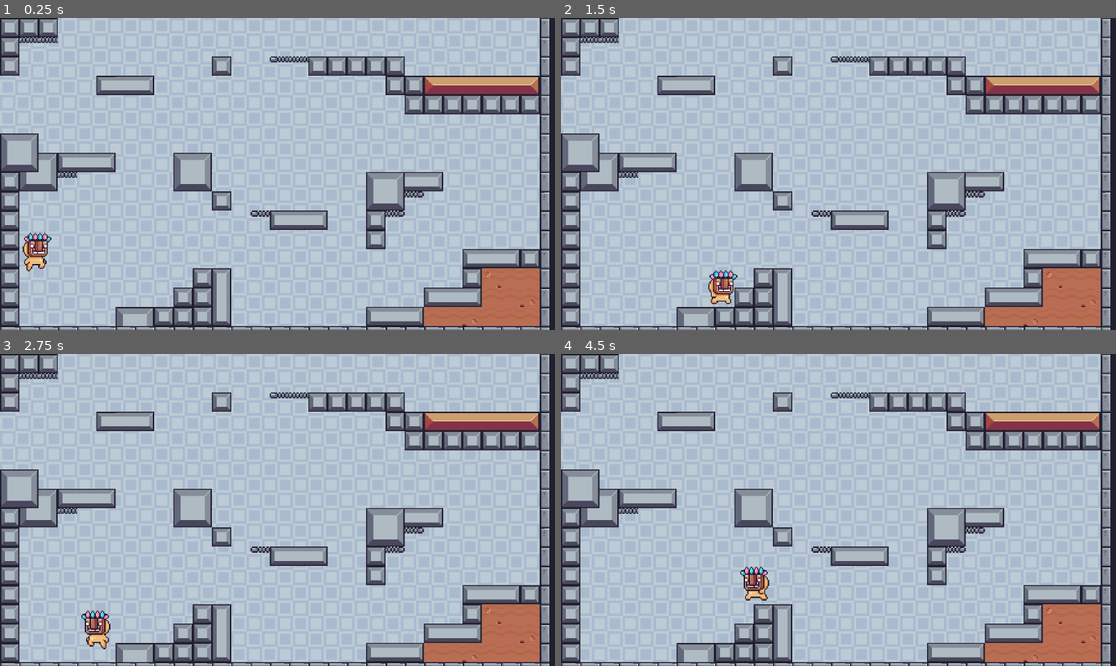
Above: before the commit, frames 1-4 (two rows, left to right).
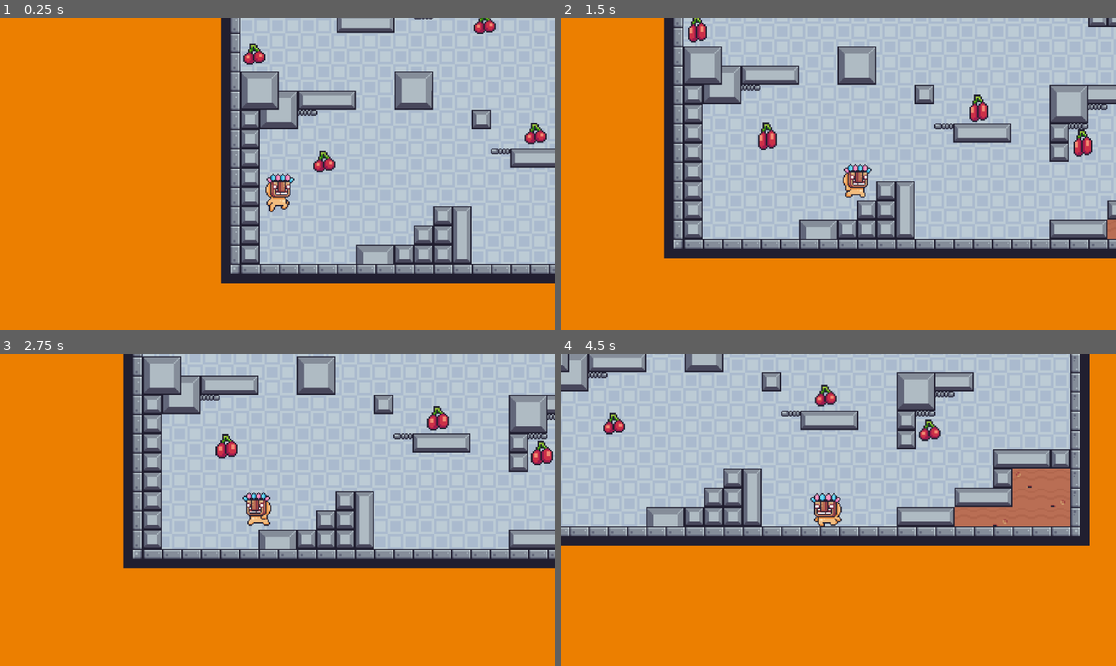
Above: after the commit, the same moments.

Repository: Greemen/PP_final_project
Game: Godot game, scene res://main.tscn
The game is run twice, just before and just after one commit, with the same random seed, the same clock (stepped at 60 frames per second) and the same inputs.
Inputs:
- Up to frame 1 (0.25 s): no input
- Up to frame 2 (1.5 s): hold D (right) from 0.53 s (still down); tap Space (jump) at 0.77 s
- Up to frame 3 (2.75 s): tap Space (jump) at 1.52 s; release D (right) at 2.03 s; hold Left (left) from 2.03 s (still down)
- Up to frame 4 (4.5 s): release Left (left) at 2.78 s; hold D (right) 2.78-4.28 s; tap Space (jump) at 3.02, 3.77 s; hold Left (left) from 4.28 s (still down)

The runs differ from the first frame. In frame 1, 69% of the frame differs, in the area x 0-100%, y 0-100%; in frame 2, 60%; in frame 3, 66%; in frame 4, 64%.

Commit message:
Collectable Cherry

Diff:
--- a/main.tscn
+++ b/main.tscn
@@ -1,8 +1,9 @@
-[gd_scene load_steps=6 format=3 uid="uid://btml8larxcbr6"]
+[gd_scene load_steps=7 format=3 uid="uid://btml8larxcbr6"]
 
 [ext_resource type="Texture2D" uid="uid://chwowfwnl8eah" path="res://Blue.png" id="1_2c3ed"]
 [ext_resource type="Texture2D" uid="uid://dieo4qdc4wu7q" path="res://Terrain (16x16).png" id="2_mwent"]
 [ext_resource type="PackedScene" uid="uid://c3lhjrfdq3si2" path="res://scenes/main_character.tscn" id="3_lcryq"]
+[ext_resource type="PackedScene" uid="uid://ccyncd6w2gehk" path="res://scenes/collectable.tscn" id="4_4gclg"]
 
 [sub_resource type="TileSetAtlasSource" id="TileSetAtlasSource_najkk"]
 texture = ExtResource("2_mwent")
@@ -484,22 +485,39 @@
 
 [node name="TextureRect" type="TextureRect" parent="."]
 texture_filter = 1
-anchors_preset = 15
-anchor_right = 1.0
-anchor_bottom = 1.0
-offset_right = -31.0
-offset_bottom = -8.0
-grow_horizontal = 2
-grow_vertical = 2
+offset_right = 1124.0
+offset_bottom = 645.0
 texture = ExtResource("1_2c3ed")
 stretch_mode = 1
 
 [node name="TileMap" type="TileMap" parent="."]
 texture_filter = 1
+position = Vector2(3, -1)
 scale = Vector2(2.5, 2.5)
 tile_set = SubResource("TileSet_opg2i")
 format = 2
-layer_0/tile_data = PackedInt32Array(1048604, 262144, 1, 104 …(3053 unchanged characters)… 4, 4, 131072, 786432, 5, 2, 786432, 5, 917529, 458752, 1, 983062, 458752, 1, 983063, 458752, 1, 983064, 655360, 0, 983065, 458752, 1, 917530, 458752, 1, 917531, 655360, 0, 458755, 786432, 4, 458756, 851968, 4, 458757, 917504, 4, 131087, 1179648, 2, 131086, 1114112, 2, 589845, 1245184, 2, 524291, 1179648, 2, 65537, 1179648, 2, 65538, 1179648, 2, 655380, 1245184, 2, 655373, 1114112, 2, 458761, 851968, 5, 524297, 851968, 6, 458762, 917504, 5, 524298, 917504, 6, 589835, 786432, 5, 131083, 786432, 5, 196613, 786432, 4, 196614, 851968, 4, 196615, 917504, 4)
+layer_0/tile_data = PackedInt32Array(1048604, 262144, 1, 104 …(3053 unchanged characters)… 4, 4, 131072, 786432, 5, 2, 786432, 5, 983062, 458752, 1, 983063, 458752, 1, 983064, 655360, 0, 983065, 458752, 1, 917530, 458752, 1, 917531, 655360, 0, 458755, 786432, 4, 458756, 851968, 4, 458757, 917504, 4, 131087, 1179648, 2, 131086, 1114112, 2, 589845, 1245184, 2, 524291, 1245184, 2, 65537, 1179648, 2, 65538, 1179648, 2, 655380, 1245184, 2, 655373, 1114112, 2, 131083, 1179648, 2, 196614, 851968, 4, 196613, 786432, 4, 458761, 917504, 6, 458760, 851968, 6, 524300, 786432, 5, 196615, 917504, 4, 131082, 1114112, 2, 131084, 1245184, 2, 196617, 1114112, 2, 27, 1179648, 0, 393225, 917504, 5, 393224, 851968, 5, 917529, 458752, 1)
 
 [node name="CharacterBody2D" parent="." instance=ExtResource("3_lcryq")]
-position = Vector2(75, 405)
+position = Vector2(83, 410)
+
+[node name="Camera2D" type="Camera2D" parent="CharacterBody2D"]
+position = Vector2(-1.20001, 1.59995)
+scale = Vector2(0.4, 0.4)
+position_smoothing_enabled = true
+position_smoothing_speed = 7.0
+
+[node name="Collectable" parent="." instance=ExtResource("4_4gclg")]
+position = Vector2(615, 370)
+
+[node name="Collectable2" parent="." instance=ExtResource("4_4gclg")]
+position = Vector2(176, 428)
+
+[node name="Collectable3" parent="." instance=ExtResource("4_4gclg")]
+position = Vector2(831, 442)
+
+[node name="Collectable4" parent="." instance=ExtResource("4_4gclg")]
+position = Vector2(31, 205)
+
+[node name="Collectable5" parent="." instance=ExtResource("4_4gclg")]
+position = Vector2(509, 141)
--- a/project.godot
+++ b/project.godot
@@ -43,3 +43,4 @@
 [rendering]
 
 renderer/rendering_method="mobile"
+environment/defaults/default_clear_color=Color(0.92549, 0.498039, 0, 1)
--- /dev/null
+++ b/scenes/collectable.tscn
@@ -0,0 +1,149 @@
+[gd_scene load_steps=21 format=3 uid="uid://ccyncd6w2gehk"]
+
+[ext_resource type="Texture2D" uid="uid://cdesluutnwvk8" path="res://Cherries.png" id="1_i1j4g"]
+
+[sub_resource type="AtlasTexture" id="AtlasTexture_qcb27"]
+atlas = ExtResource("1_i1j4g")
+region = Rect2(0, 0, 32, 32)
+
+[sub_resource type="AtlasTexture" id="AtlasTexture_f2ekv"]
+atlas = ExtResource("1_i1j4g")
+region = Rect2(32, 0, 32, 32)
+
+[sub_resource type="AtlasTexture" id="AtlasTexture_tsr41"]
+atlas = ExtResource("1_i1j4g")
+region = Rect2(64, 0, 32, 32)
+
+[sub_resource type="AtlasTexture" id="AtlasTexture_jvnkj"]
+atlas = ExtResource("1_i1j4g")
+region = Rect2(96, 0, 32, 32)
+
+[sub_resource type="AtlasTexture" id="AtlasTexture_n5tai"]
+atlas = ExtResource("1_i1j4g")
+region = Rect2(128, 0, 32, 32)
+
+[sub_resource type="AtlasTexture" id="AtlasTexture_xcqgd"]
+atlas = ExtResource("1_i1j4g")
+region = Rect2(160, 0, 32, 32)
+
+[sub_resource type="AtlasTexture" id="AtlasTexture_ixcn7"]
+atlas = ExtResource("1_i1j4g")
+region = Rect2(192, 0, 32, 32)
+
+[sub_resource type="AtlasTexture" id="AtlasTexture_2j02g"]
+atlas = ExtResource("1_i1j4g")
+region = Rect2(224, 0, 32, 32)
+
+[sub_resource type="AtlasTexture" id="AtlasTexture_jelv2"]
+atlas = ExtResource("1_i1j4g")
+region = Rect2(256, 0, 32, 32)
+
+[sub_resource type="AtlasTexture" id="AtlasTexture_t8381"]
+atlas = ExtResource("1_i1j4g")
+region = Rect2(288, 0, 32, 32)
+
+[sub_resource type="AtlasTexture" id="AtlasTexture_eyetu"]
+atlas = ExtResource("1_i1j4g")
+region = Rect2(320, 0, 32, 32)
+
+[sub_resource type="AtlasTexture" id="AtlasTexture_dygps"]
+atlas = ExtResource("1_i1j4g")
+region = Rect2(352, 0, 32, 32)
+
+[sub_resource type="AtlasTexture" id="AtlasTexture_64ish"]
+atlas = ExtResource("1_i1j4g")
+region = Rect2(384, 0, 32, 32)
+
+[sub_resource type="AtlasTexture" id="AtlasTexture_sodbc"]
+atlas = ExtResource("1_i1j4g")
+region = Rect2(416, 0, 32, 32)
+
+[sub_resource type="AtlasTexture" id="AtlasTexture_ru360"]
+atlas = ExtResource("1_i1j4g")
+region = Rect2(448, 0, 32, 32)
+
+[sub_resource type="AtlasTexture" id="AtlasTexture_2mkry"]
+atlas = ExtResource("1_i1j4g")
+region = Rect2(480, 0, 32, 32)
+
+[sub_resource type="AtlasTexture" id="AtlasTexture_h2fq5"]
+atlas = ExtResource("1_i1j4g")
+region = Rect2(512, 0, 32, 32)
+
+[sub_resource type="SpriteFrames" id="SpriteFrames_306sr"]
+animations = [{
+"frames": [{
+"duration": 1.0,
+"texture": SubResource("AtlasTexture_qcb27")
+}, {
+"duration": 1.0,
+"texture": SubResource("AtlasTexture_f2ekv")
+}, {
+"duration": 1.0,
+"texture": SubResource("AtlasTexture_tsr41")
+}, {
+"duration": 1.0,
+"texture": SubResource("AtlasTexture_jvnkj")
+}, {
+"duration": 1.0,
+"texture": SubResource("AtlasTexture_n5tai")
+}, {
+"duration": 1.0,
+"texture": SubResource("AtlasTexture_xcqgd")
+}, {
+"duration": 1.0,
+"texture": SubResource("AtlasTexture_ixcn7")
+}, {
+"duration": 1.0,
+"texture": SubResource("AtlasTexture_2j02g")
+}, {
+"duration": 1.0,
+"texture": SubResource("AtlasTexture_jelv2")
+}, {
+"duration": 1.0,
+"texture": SubResource("AtlasTexture_t8381")
+}, {
+"duration": 1.0,
+"texture": SubResource("AtlasTexture_eyetu")
+}, {
+"duration": 1.0,
+"texture": SubResource("AtlasTexture_dygps")
+}, {
+"duration": 1.0,
+"texture": SubResource("AtlasTexture_64ish")
+}, {
+"duration": 1.0,
+"texture": SubResource("AtlasTexture_sodbc")
+}, {
+"duration": 1.0,
+"texture": SubResource("AtlasTexture_ru360")
+}, {
+"duration": 1.0,
+"texture": SubResource("AtlasTexture_2mkry")
+}, {
+"duration": 1.0,
+"texture": SubResource("AtlasTexture_h2fq5")
+}],
+"loop": true,
+"name": &"default",
+"speed": 16.0
+}]
+
+[sub_resource type="CapsuleShape2D" id="CapsuleShape2D_1d66p"]
+radius = 28.0
+height = 56.0
+
+[node name="Collectable" type="Area2D"]
+position = Vector2(40, 52)
+
+[node name="AnimatedSprite2D" type="AnimatedSprite2D" parent="."]
+texture_filter = 1
+position = Vector2(1, -2)
+scale = Vector2(3.28125, 3.15625)
+sprite_frames = SubResource("SpriteFrames_306sr")
+autoplay = "default"
+frame_progress = 0.706564
+
+[node name="CollisionShape2D" type="CollisionShape2D" parent="."]
+position = Vector2(0, 1)
+shape = SubResource("CapsuleShape2D_1d66p")
--- a/scenes/main_character.tscn
+++ b/scenes/main_character.tscn
@@ -2,7 +2,7 @@
 
 [ext_resource type="Script" path="res://scenes/main_character.gd" id="1_gf5gm"]
 [ext_resource type="Texture2D" uid="uid://bdc0nbxn8rsib" path="res://Idle (32x32).png" id="2_42ovw"]
-[ext_resource type="Texture2D" uid="uid://87ubkcf0xe7n" path="res://scenes/Jump (32x32).png" id="3_ytctv"]
+[ext_resource type="Texture2D" uid="uid://87ubkcf0xe7n" path="res://Jump (32x32).png" id="3_k3b6w"]
 [ext_resource type="Texture2D" uid="uid://e1iru4seqr4n" path="res://Run (32x32).png" id="4_k8wt2"]
 
 [sub_resource type="AtlasTexture" id="AtlasTexture_mbmgx"]
@@ -139,7 +139,7 @@
 }, {
 "frames": [{
 "duration": 1.0,
-"texture": ExtResource("3_ytctv")
+"texture": ExtResource("3_k3b6w")
 }],
 "loop": true,
 "name": &"jumping",
Binary file added: Cherries.png
Not shown, changed: Cherries.png.import
Renamed: scenes/Jump (32x32).png -> Jump (32x32).png
Not shown, added: Jump (32x32).png.import
